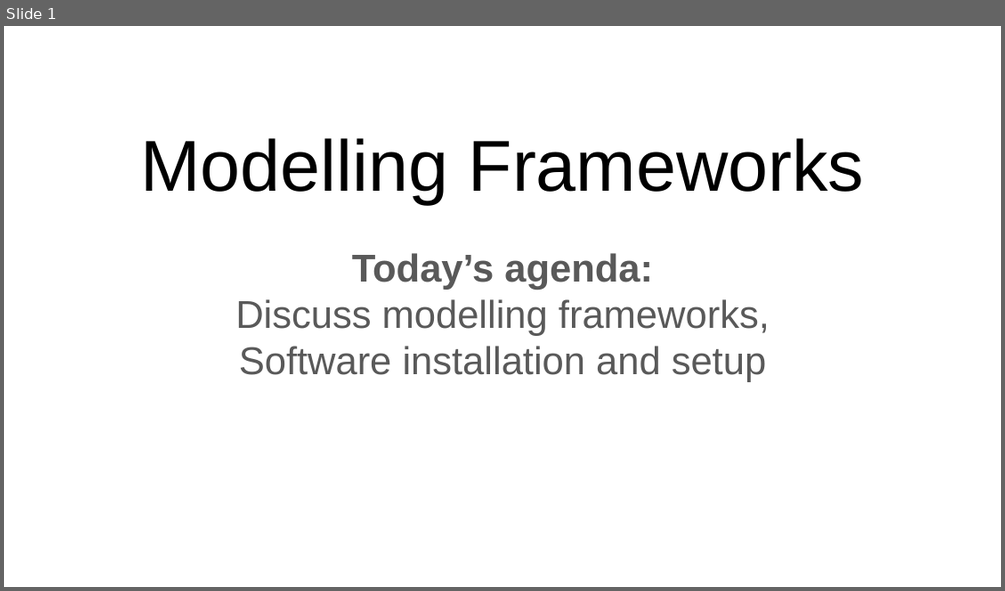
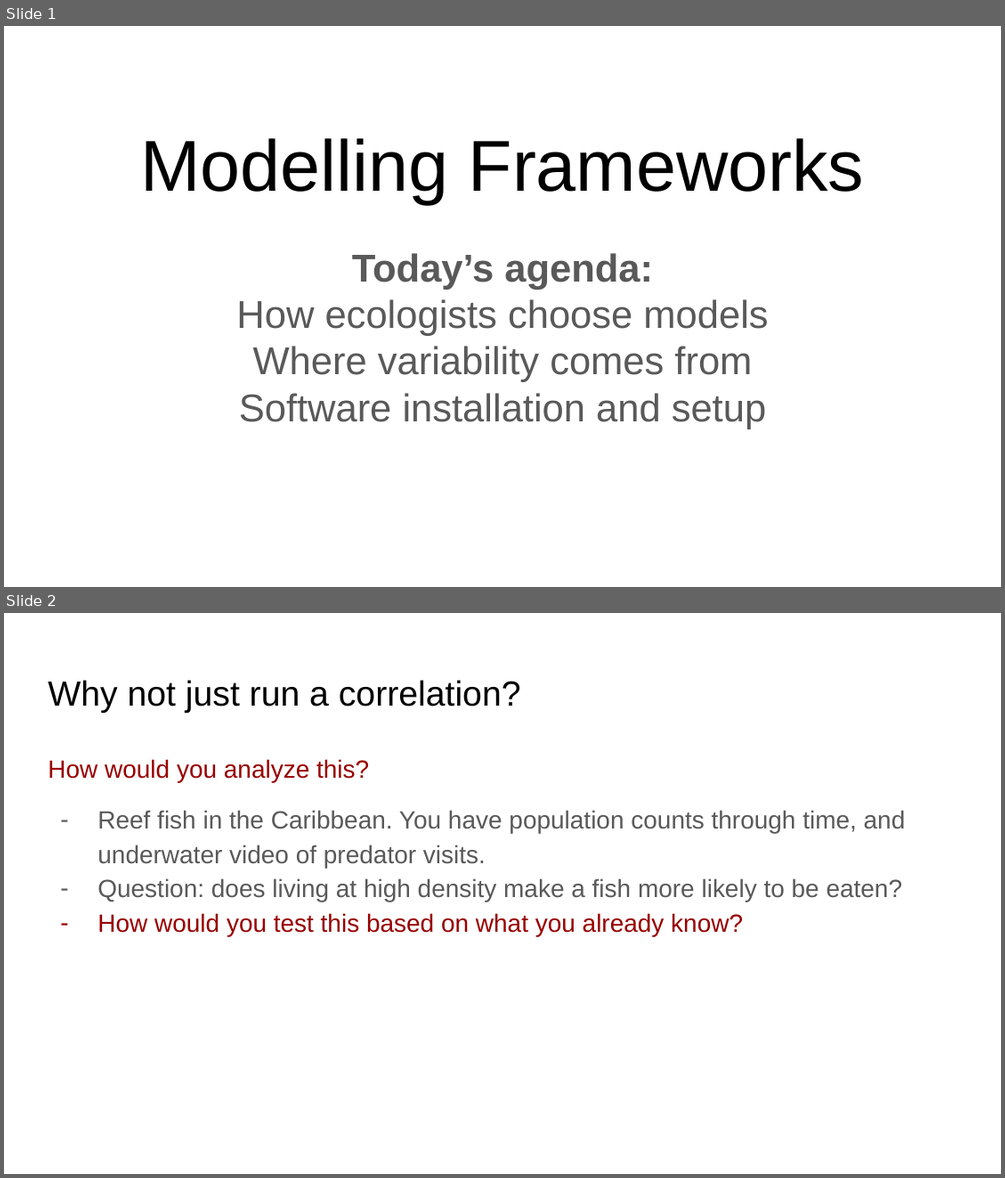
Before and after one commit to bmaitner/biometry_course, a slide deck: lectures/Lecture_02_modelling_frameworks.pptx. Shown one above the other, each under a label of ours: slide 1 before the commit, slides 1 and 2 after it. The pictures are 1005x591 and 1005x1178 pixels, drawn with LibreOffice and Linux fonts; fonts in the diff are those of the drawing. Boxes give left, top, right and bottom in pixels: in the first picture for what was removed or moved away, otherwise in the second. Text is boxed around its words. In the diff, an @@ line names an element or a change of style, - is before the commit and + after.

```diff
--- a/lectures/Lecture_02_modelling_frameworks.pptx
+++ b/lectures/Lecture_02_modelling_frameworks.pptx
@@ slide 2 added at bbox=[4, 613, 1001, 1174], background #FFFFFF @@
@@ title added at bbox=[48, 680, 521, 713], 25.2 pt, text #000000 @@
+Why not just run a correlation?
@@ text added at bbox=[48, 759, 906, 936], 18 pt, text #595959 @@
+How would you analyze this?
+– Reef fish in the Caribbean. You have population counts through time, and underwater video of predator visits.
+– Question: does living at high density make a fish more likely to be eaten?
+– How would you test this based on what you already know?
@@ slide 1 changed as well @@
@@ subtitle at bbox=[236, 299, 768, 382]: text changed @@
-Discuss modelling frameworks,
+How ecologists choose models
+Where variability comes from
```
Also in this commit, not shown: 9 other slides changed, 34 other slides added, 1 slide removed, 1 other file.
